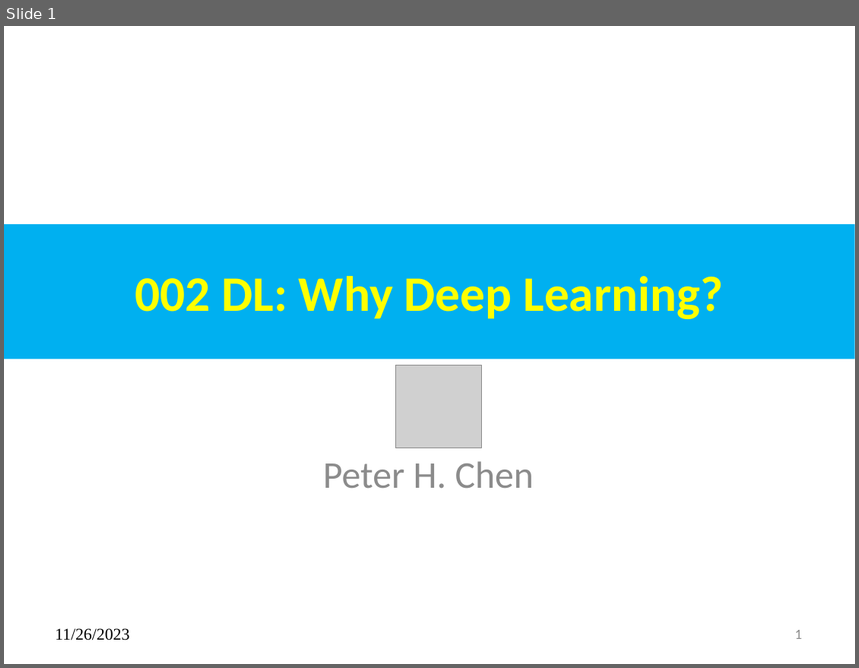
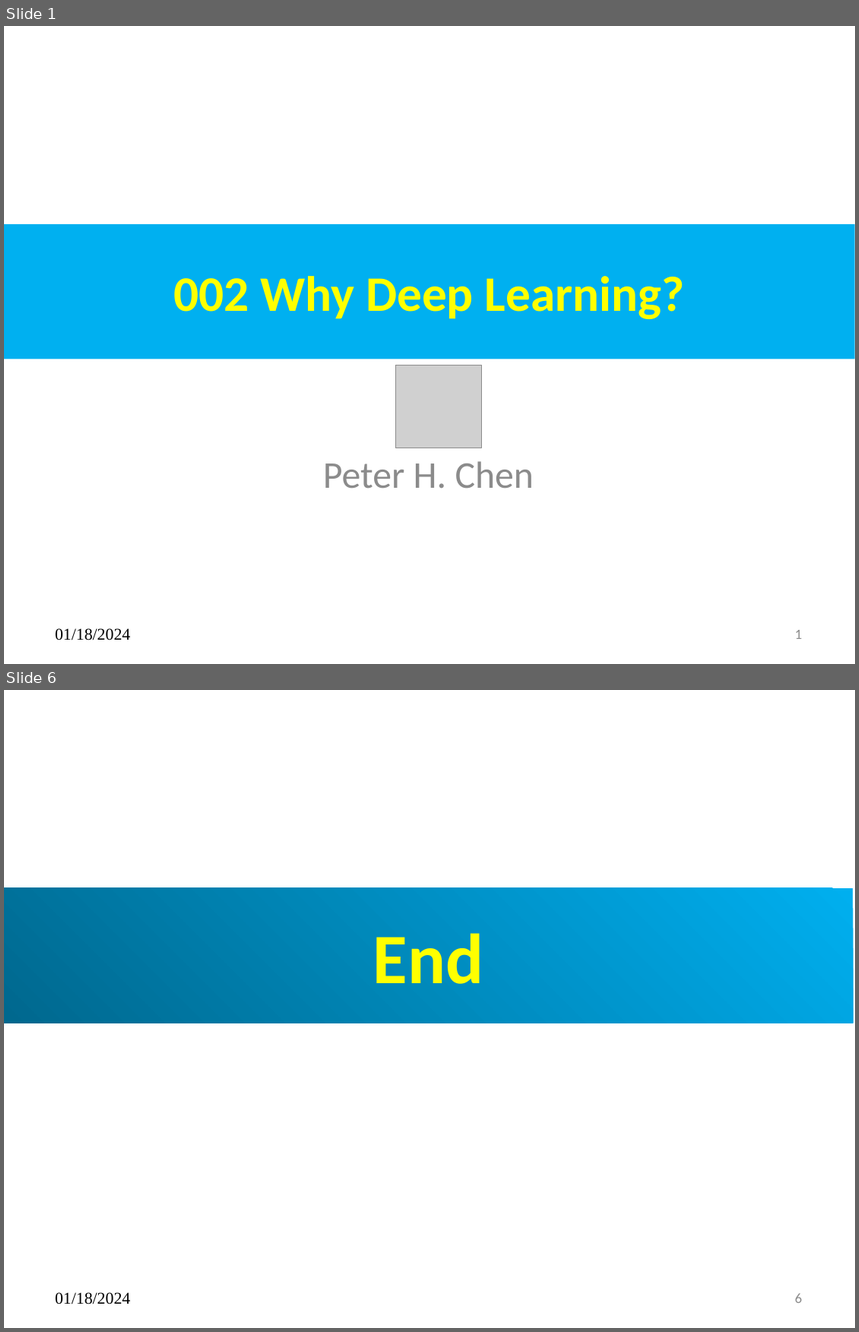
Before and after one commit to peterhchen/AIU_CS512_DL, a slide deck: 000_Lecture_Project/w01_Intro/02_Why_DP.pptx. Shown one above the other, each under a label of ours: slide 1 before the commit, slides 1 and 6 after it; the slides between them are not shown. The pictures are 859x668 and 859x1332 pixels, drawn with LibreOffice and Linux fonts; fonts in the diff are those of the drawing; grey boxes stand for pictures. Boxes give left, top, right and bottom in pixels: in the first picture for what was removed or moved away, otherwise in the second. Text is boxed around its words. In the diff, an @@ line names an element or a change of style, - is before the commit and + after.

```diff
--- a/000_Lecture_Project/w01_Intro/02_Why_DP.pptx
+++ b/000_Lecture_Project/w01_Intro/02_Why_DP.pptx
@@ slide 6 added at <box>4,690,855,1328</box>, background #FFFFFF @@
@@ title added at <box>4,888,854,1023</box>, fill gradient #00AFEF to #00688E, 60 pt, text #FFFF00, bold @@
+End
@@ text added at <box>55,1293,130,1305</box>, 14 pt, text #000000 @@
+01/18/2024
@@ page number added at <box>795,1293,802,1303</box>, 12 pt, text #8B8B8B @@
+6
@@ slide 1 changed as well @@
@@ title at <box>173,276,685,319</box>: text changed @@
-002 DL: Why Deep Learning?
+002 Why Deep Learning?
@@ text at <box>55,629,130,641</box>: text changed @@
-11/26/2023
+01/18/2024
```
Also in this commit, not shown: 4 other slides added, 4 slides removed.
